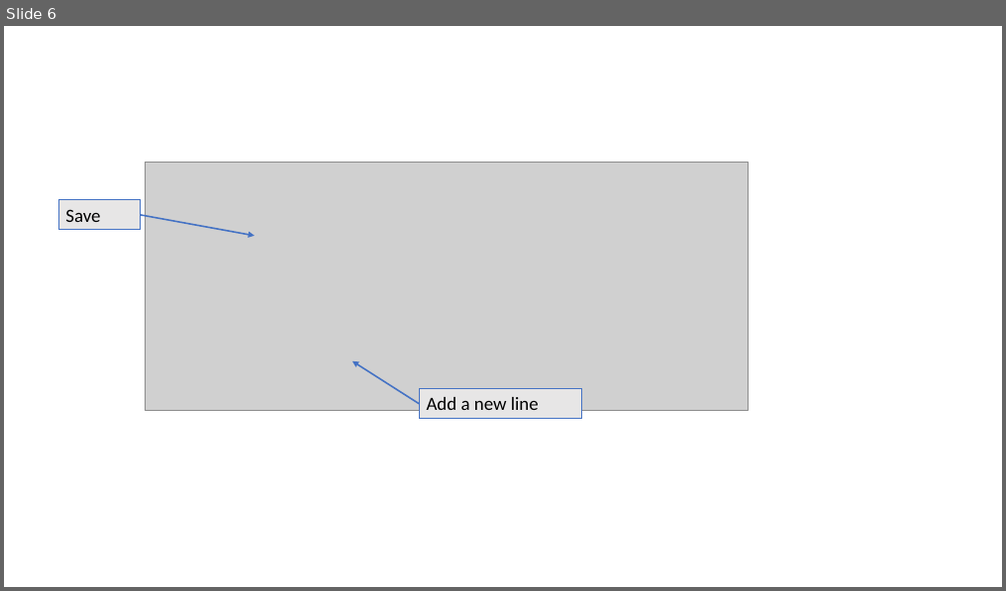
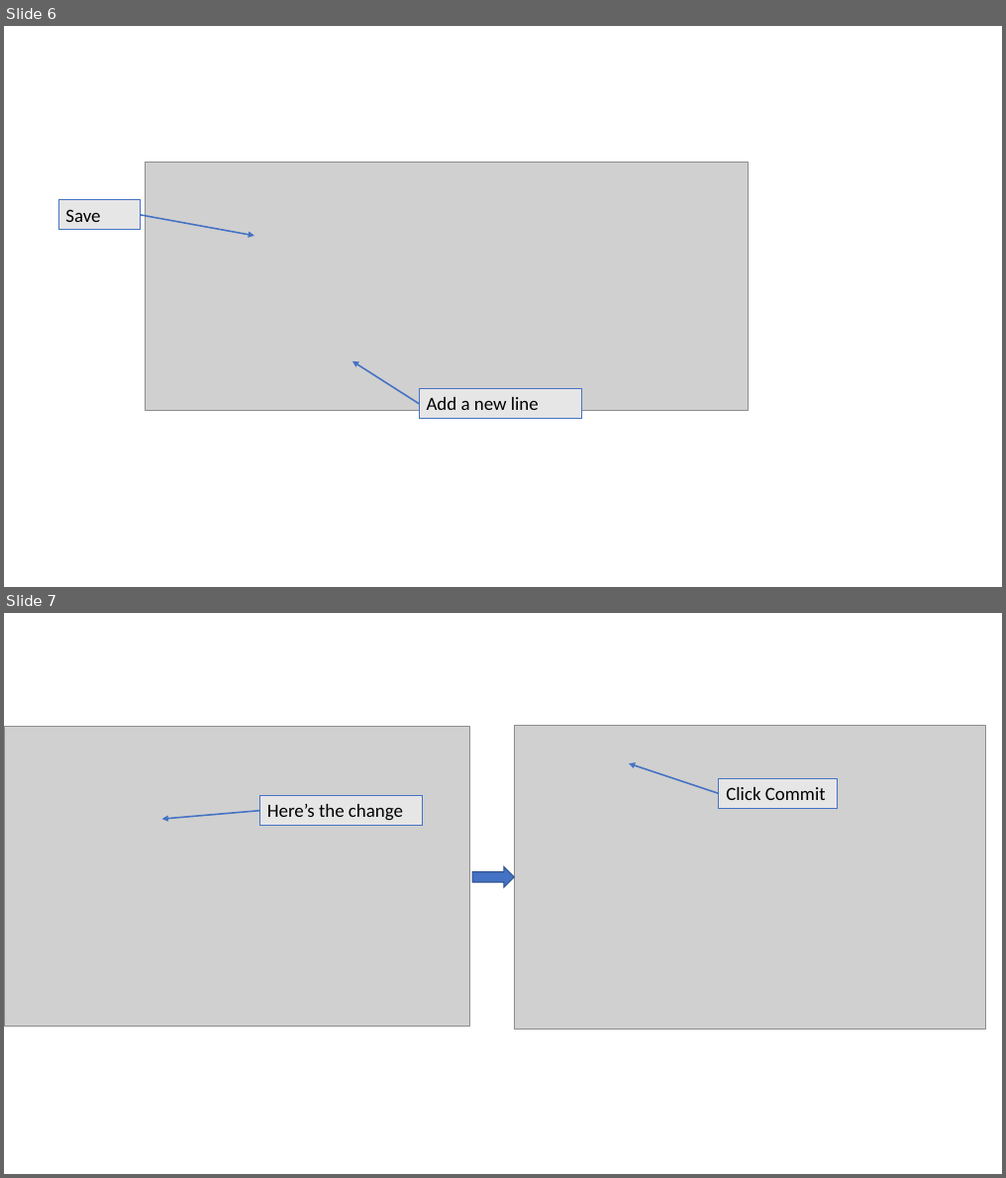
Before and after one commit to vgfield/Training-Development, a slide deck: Version Control.pptx. Shown one above the other, each under a label of ours: slide 6 before the commit, slides 6 and 7 after it. The pictures are 1006x591 and 1006x1178 pixels, drawn with LibreOffice and Linux fonts; fonts in the diff are those of the drawing; grey boxes stand for pictures. Boxes give left, top, right and bottom in pixels: in the first picture for what was removed or moved away, otherwise in the second. Text is boxed around its words. In the diff, an @@ line names an element or a change of style, - is before the commit and + after.

```diff
--- a/Version Control.pptx
+++ b/Version Control.pptx
@@ slide 7 added at (x1=4, y1=613, x2=1002, y2=1174), background #FFFFFF @@
@@ picture added at (x1=4, y1=726, x2=470, y2=1026) @@
@@ picture added at (x1=514, y1=726, x2=986, y2=1029) @@
@@ arrow added from (719, 793) to (629, 763), #4472C4 1.5 pt @@
@@ rectangle added at (x1=719, y1=778, x2=838, y2=808), fill #E7E6E6, outline #4472C4 0.75 pt, 18 pt, text #000000 @@
+Click Commit
@@ arrow added from (260, 811) to (162, 819), #4472C4 1.5 pt @@
@@ rectangle added at (x1=260, y1=796, x2=423, y2=826), fill #E7E6E6, outline #4472C4 0.75 pt, 18 pt, text #000000 @@
+Here’s the change
@@ right arrow added at (x1=472, y1=867, x2=515, y2=888), fill #4472C4, outline #325491 1 pt @@
```
Also in this commit, not shown: 7 other slides added, 3 other files.
